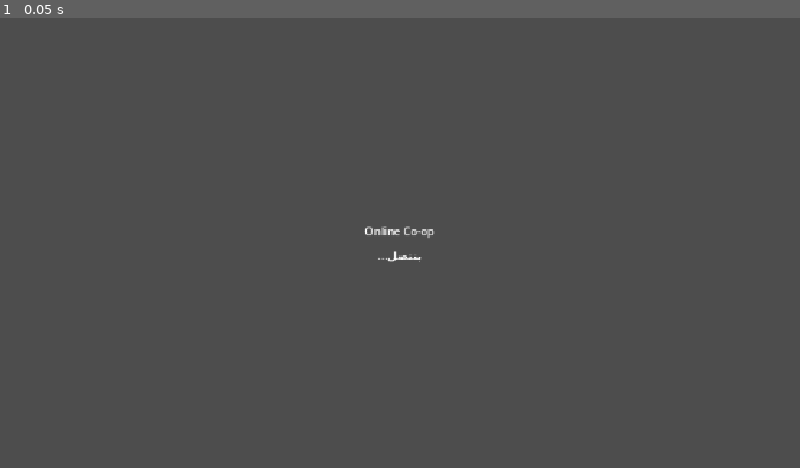
Above: before the commit, frame 1.
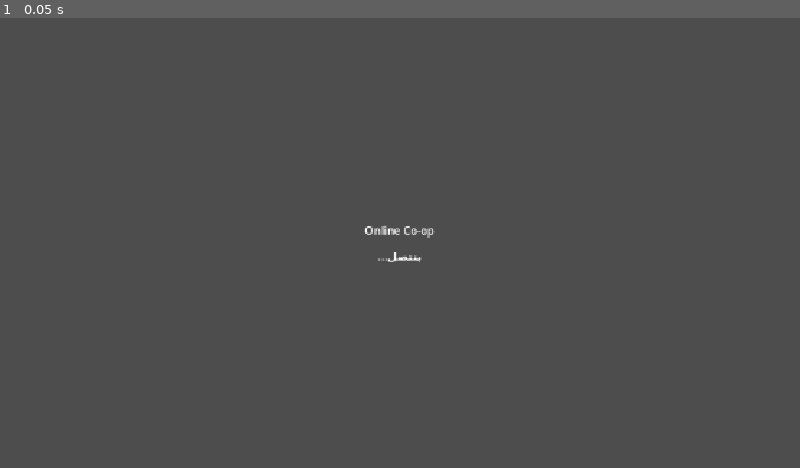
Above: after the commit, the same moment.

Repository: MTAWER77/online-
Game: Godot game, scene res://scenes/ui/main_menu.tscn
Two runs of this game, one before a commit and one after it. Both use one fixed random seed, a clock stepped at 60 frames per second and the inputs below.
Inputs:
- Up to frame 1 (0.05 s): no input

The runs differ from the first frame. In frame 1, less than 0.1% of the frame differs, in the area x 45-55%, y 46-55%.

Commit message:
Move main menu UI into a scene with Host, Join and Room screens
Co-Authored-By: Claude Sonnet 5.5 <noreply@anthropic.com>
Claude-Session: https://claude.ai/code/session_01ERKS8aBLCvtBjR1PsxtFYC

Diff:
--- a/scenes/ui/main_menu.tscn
+++ b/scenes/ui/main_menu.tscn
@@ -10,3 +10,102 @@
 grow_horizontal = 2
 grow_vertical = 2
 script = ExtResource("1_menu")
+
+[node name="Center" type="CenterContainer" parent="."]
+layout_mode = 1
+anchors_preset = 15
+anchor_right = 1.0
+anchor_bottom = 1.0
+grow_horizontal = 2
+grow_vertical = 2
+
+[node name="Content" type="VBoxContainer" parent="Center"]
+custom_minimum_size = Vector2(340, 0)
+layout_mode = 2
+theme_override_constants/separation = 14
+
+[node name="TitleLabel" type="Label" parent="Center/Content"]
+layout_mode = 2
+text = "Online Co-op"
+horizontal_alignment = 1
+
+[node name="StatusLabel" type="Label" parent="Center/Content"]
+unique_name_in_owner = true
+layout_mode = 2
+horizontal_alignment = 1
+autowrap_mode = 3
+
+[node name="MenuScreen" type="VBoxContainer" parent="Center/Content"]
+unique_name_in_owner = true
+layout_mode = 2
+theme_override_constants/separation = 10
+
+[node name="HostButton" type="Button" parent="Center/Content/MenuScreen"]
+unique_name_in_owner = true
+layout_mode = 2
+text = "Host"
+
+[node name="JoinButton" type="Button" parent="Center/Content/MenuScreen"]
+unique_name_in_owner = true
+layout_mode = 2
+text = "Join"
+
+[node name="JoinScreen" type="VBoxContainer" parent="Center/Content"]
+unique_name_in_owner = true
+visible = false
+layout_mode = 2
+theme_override_constants/separation = 10
+
+[node name="JoinHint" type="Label" parent="Center/Content/JoinScreen"]
+layout_mode = 2
+text = "اكتب كود الروم"
+horizontal_alignment = 1
+
+[node name="CodeInput" type="LineEdit" parent="Center/Content/JoinScreen"]
+unique_name_in_owner = true
+layout_mode = 2
+placeholder_text = "XXXXX"
+alignment = 1
+max_length = 5
+
+[node name="ConfirmJoinButton" type="Button" parent="Center/Content/JoinScreen"]
+unique_name_in_owner = true
+layout_mode = 2
+text = "Join"
+
+[node name="BackButton" type="Button" parent="Center/Content/JoinScreen"]
+unique_name_in_owner = true
+layout_mode = 2
+text = "Back"
+
+[node name="RoomScreen" type="VBoxContainer" parent="Center/Content"]
+unique_name_in_owner = true
+visible = false
+layout_mode = 2
+theme_override_constants/separation = 10
+
+[node name="CodeLabel" type="Label" parent="Center/Content/RoomScreen"]
+unique_name_in_owner = true
+layout_mode = 2
+horizontal_alignment = 1
+
+[node name="PlayersLabel" type="Label" parent="Center/Content/RoomScreen"]
+unique_name_in_owner = true
+layout_mode = 2
+horizontal_alignment = 1
+
+[node name="ReadyButton" type="Button" parent="Center/Content/RoomScreen"]
+unique_name_in_owner = true
+layout_mode = 2
+toggle_mode = true
+text = "Ready"
+
+[node name="StartButton" type="Button" parent="Center/Content/RoomScreen"]
+unique_name_in_owner = true
+layout_mode = 2
+text = "Start"
+
+[node name="LeaveButton" type="Button" parent="Center/Content/RoomScreen"]
+unique_name_in_owner = true
+layout_mode = 2
+text = "Leave"
--- a/scripts/ui/main_menu.gd
+++ b/scripts/ui/main_menu.gd
@@ -1,8 +1,8 @@
 extends Control
 ## scripts/ui/main_menu.gd
-## القائمة الرئيسية: Host يعمل كود، واللاعب التاني يكتب الكود ويدخل.
-## اللاعب التاني يدوس Ready، والـ host يدوس Start فيدخلوا اللعبة مع بعض.
-## الواجهة بتتبني من الكود عشان نبدّل شكلها بعدين بسهولة.
+## الواجهة موجودة في main_menu.tscn (تقدر تعدّل شكلها من المحرر).
+## Host: يعمل روم وكود. Join: تكتب الكود وتدخل الروم.
+## التاني يدوس Ready، والـ host يدوس Start فيدخلوا اللعبة.
 
 @export_file("*.tscn") var game_scene: String = "res://scenes/worlds/test_room.tscn"
 
@@ -11,18 +11,23 @@
 const MAX_PLAYERS: int = 2
 const READY_KEY: String = "ready"
 
-var _status_label: Label
-var _menu_box: VBoxContainer
-var _code_input: LineEdit
-var _host_button: Button
-var _join_button: Button
-
-var _lobby_box: VBoxContainer
-var _code_label: Label
-var _players_label: Label
-var _ready_button: Button
-var _start_button: Button
-var _leave_button: Button
+@onready var _status_label: Label = %StatusLabel
+
+@onready var _menu_screen: VBoxContainer = %MenuScreen
+@onready var _host_button: Button = %HostButton
+@onready var _join_button: Button = %JoinButton
+
+@onready var _join_screen: VBoxContainer = %JoinScreen
+@onready var _code_input: LineEdit = %CodeInput
+@onready var _confirm_join_button: Button = %ConfirmJoinButton
+@onready var _back_button: Button = %BackButton
+
+@onready var _room_screen: VBoxContainer = %RoomScreen
+@onready var _code_label: Label = %CodeLabel
+@onready var _players_label: Label = %PlayersLabel
+@onready var _ready_button: Button = %ReadyButton
+@onready var _start_button: Button = %StartButton
+@onready var _leave_button: Button = %LeaveButton
 
 var _connected: bool = false
 var _busy: bool = false # في عملية جارية (إنشاء أو دخول)
@@ -31,7 +36,15 @@
 
 func _ready() -> void:
 	Input.mouse_mode = Input.MOUSE_MODE_VISIBLE
-	_build_ui()
+
+	_host_button.pressed.connect(_on_host_pressed)
+	_join_button.pressed.connect(_on_join_screen_pressed)
+	_confirm_join_button.pressed.connect(_on_confirm_join_pressed)
+	_code_input.text_submitted.connect(func(_text: String) -> void: _on_confirm_join_pressed())
+	_back_button.pressed.connect(_on_back_pressed)
+	_ready_button.toggled.connect(_on_ready_toggled)
+	_start_button.pressed.connect(_on_start_pressed)
+	_leave_button.pressed.connect(_on_leave_pressed)
 
 	GDSync.connected.connect(_on_connected)
 	GDSync.connection_failed.connect(_on_connection_failed)
@@ -76,7 +89,7 @@
 	if _busy or not _connected:
 		return
 	_busy = true
-	_set_status("بنعمل اللوبي...")
+	_set_status("بنعمل الروم...")
 	GDSync.lobby_create(_generate_code(), "", false, MAX_PLAYERS)
 
 
@@ -93,7 +106,7 @@
 	if error == ENUMS.LOBBY_CREATION_ERROR.ON_COOLDOWN:
 		_set_status("استنى كام ثانية وجرّب تاني")
 	else:
-		_set_status("مقدرناش نعمل اللوبي (%d)" % error)
+		_set_status("مقدرناش نعمل الروم (%d)" % error)
 
 
 func _generate_code() -> String:
@@ -105,7 +118,19 @@
 
 # ------------------------------------------------------------------ Join
 
-func _on_join_pressed() -> void:
+func _on_join_screen_pressed() -> void:
+	_set_status("")
+	_code_input.text = ""
+	_show_screen("join")
+	_code_input.grab_focus()
+
+
+func _on_back_pressed() -> void:
+	_set_status("")
+	_show_screen("menu")
+
+
+func _on_confirm_join_pressed() -> void:
 	if _busy or not _connected:
 		return
 	var code: String = _code_input.text.strip_edges().to_upper()
@@ -121,11 +146,11 @@
 	_busy = false
 	match error:
 		ENUMS.LOBBY_JOIN_ERROR.LOBBY_DOES_NOT_EXIST:
-			_set_status("الكود غلط أو اللوبي مش موجود")
+			_set_status("الكود غلط أو الروم مش موجودة")
 		ENUMS.LOBBY_JOIN_ERROR.LOBBY_IS_FULL:
-			_set_status("اللوبي ممتلي")
+			_set_status("الروم ممتلية")
 		ENUMS.LOBBY_JOIN_ERROR.LOBBY_IS_CLOSED:
-			_set_status("اللوبي اتقفل")
+			_set_status("الروم اتقفلت")
 		_:
 			_set_status("مقدرناش ندخل (%d)" % error)
 
@@ -133,14 +158,14 @@
 func _on_lobby_joined(lobby_name: String) -> void:
 	_busy = false
 	_set_status("")
-	_code_label.text = "الكود: %s" % lobby_name
+	_code_label.text = "كود الروم: %s" % lobby_name
 	GDSync.player_set_data(READY_KEY, false)
 	_ready_button.set_pressed_no_signal(false)
-	_show_screen("lobby")
-	_refresh_lobby()
-
-
-# ------------------------------------------------------------------ اللوبي
+	_show_screen("room")
+	_refresh_lobby()
+
+
+# ------------------------------------------------------------------ الروم
 
 func _on_ready_toggled(pressed: bool) -> void:
 	GDSync.player_set_data(READY_KEY, pressed)
@@ -167,8 +192,8 @@
 
 func _on_leave_pressed() -> void:
 	GDSync.lobby_leave()
+	_set_status("")
 	_show_screen("menu")
-	_set_status("")
 
 
 func _refresh_lobby_signal(_client_id: int) -> void:
@@ -202,7 +227,7 @@
 
 
 func _refresh_lobby() -> void:
-	if _lobby_box == null or not _lobby_box.visible:
+	if not _room_screen.visible:
 		return
 	var is_host: bool = GDSync.is_host()
 	var my_id: int = GDSync.get_client_id()
@@ -223,92 +248,15 @@
 	_start_button.disabled = _starting or not _can_start()
 
 
-# ------------------------------------------------------------------ الواجهة
+# ------------------------------------------------------------------ عرض الشاشات
 
 func _show_screen(screen: String) -> void:
-	_menu_box.visible = (screen == "menu")
-	_lobby_box.visible = (screen == "lobby")
+	_menu_screen.visible = (screen == "menu")
+	_join_screen.visible = (screen == "join")
+	_room_screen.visible = (screen == "room")
 	if screen == "connecting":
 		_set_status("بنتصل...")
 
 
 func _set_status(text: String) -> void:
-	if _status_label != null:
-		_status_label.text = text
-
-
-func _build_ui() -> void:
-	set_anchors_preset(Control.PRESET_FULL_RECT)
-
-	var center := CenterContainer.new()
-	center.set_anchors_preset(Control.PRESET_FULL_RECT)
-	add_child(center)
-
-	var root_box := VBoxContainer.new()
-	root_box.custom_minimum_size = Vector2(320.0, 0.0)
-	root_box.add_theme_constant_override("separation", 12)
-	center.add_child(root_box)
-
-	var title := Label.new()
-	title.text = "Online Co-op"
-	title.horizontal_alignment = HORIZONTAL_ALIGNMENT_CENTER
-	root_box.add_child(title)
-
-	_status_label = Label.new()
-	_status_label.horizontal_alignment = HORIZONTAL_ALIGNMENT_CENTER
-	_status_label.autowrap_mode = TextServer.AUTOWRAP_WORD_SMART
-	root_box.add_child(_status_label)
-
-	# شاشة القائمة
-	_menu_box = VBoxContainer.new()
-	_menu_box.add_theme_constant_override("separation", 10)
-	root_box.add_child(_menu_box)
-
-	_host_button = Button.new()
-	_host_button.text = "Host"
-	_host_button.pressed.connect(_on_host_pressed)
-	_menu_box.add_child(_host_button)
-
-	_code_input = LineEdit.new()
-	_code_input.placeholder_text = "اكتب الكود"
-	_code_input.max_length = CODE_LENGTH
-	_code_input.alignment = HORIZONTAL_ALIGNMENT_CENTER
-	_code_input.text_submitted.connect(func(_text: String) -> void: _on_join_pressed())
-	_menu_box.add_child(_code_input)
-
-	_join_button = Button.new()
-	_join_button.text = "Join"
-	_join_button.pressed.connect(_on_join_pressed)
-	_menu_box.add_child(_join_button)
-
-	# شاشة اللوبي
-	_lobby_box = VBoxContainer.new()
-	_lobby_box.add_theme_constant_override("separation", 10)
-	root_box.add_child(_lobby_box)
-
-	_code_label = Label.new()
-	_code_label.horizontal_alignment = HORIZONTAL_ALIGNMENT_CENTER
-	_lobby_box.add_child(_code_label)
-
-	_players_label = Label.new()
-	_players_label.horizontal_alignment = HORIZONTAL_ALIGNMENT_CENTER
-	_lobby_box.add_child(_players_label)
-
-	_ready_button = Button.new()
-	_ready_button.text = "Ready"
-	_ready_button.toggle_mode = true
-	_ready_button.toggled.connect(_on_ready_toggled)
-	_lobby_box.add_child(_ready_button)
-
-	_start_button = Button.new()
-	_start_button.text = "Start"
-	_start_button.pressed.connect(_on_start_pressed)
-	_lobby_box.add_child(_start_button)
-
-	_leave_button = Button.new()
-	_leave_button.text = "Leave"
-	_leave_button.pressed.connect(_on_leave_pressed)
-	_lobby_box.add_child(_leave_button)
-
-	_menu_box.visible = false
-	_lobby_box.visible = false
+	_status_label.text = text
